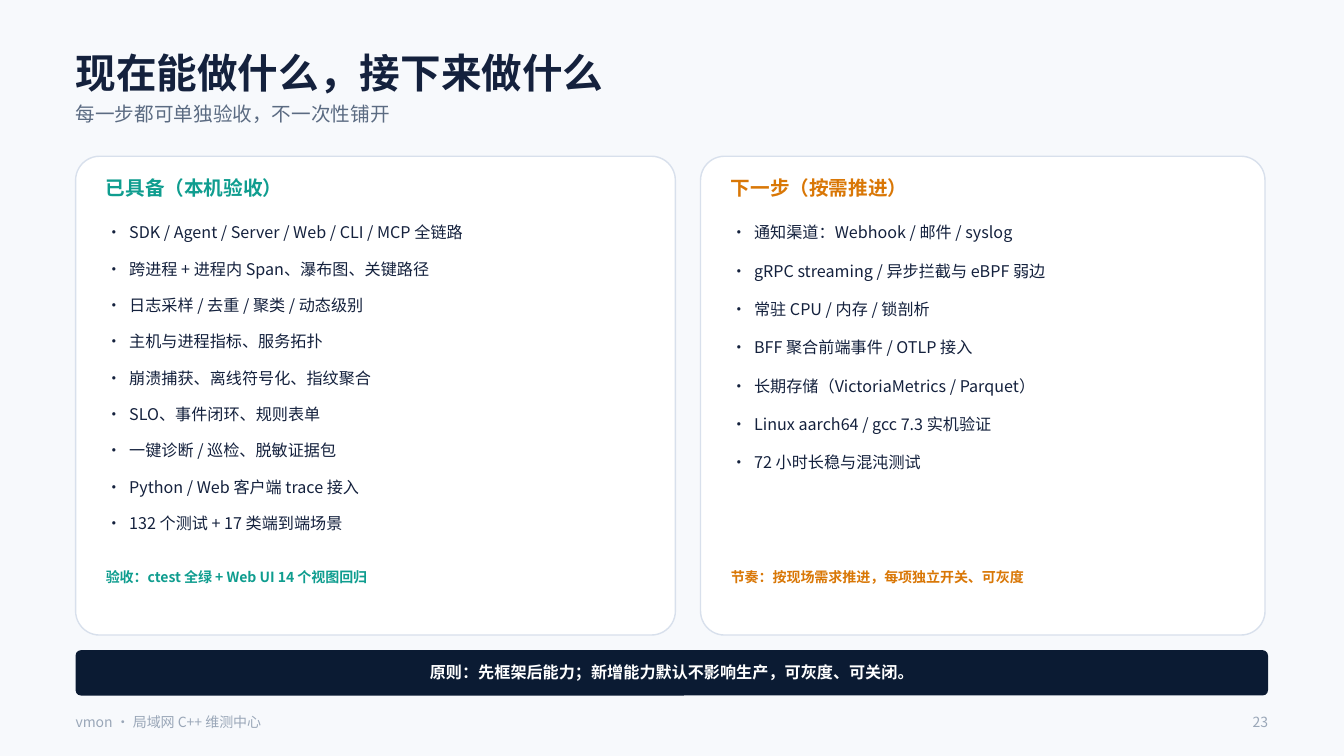
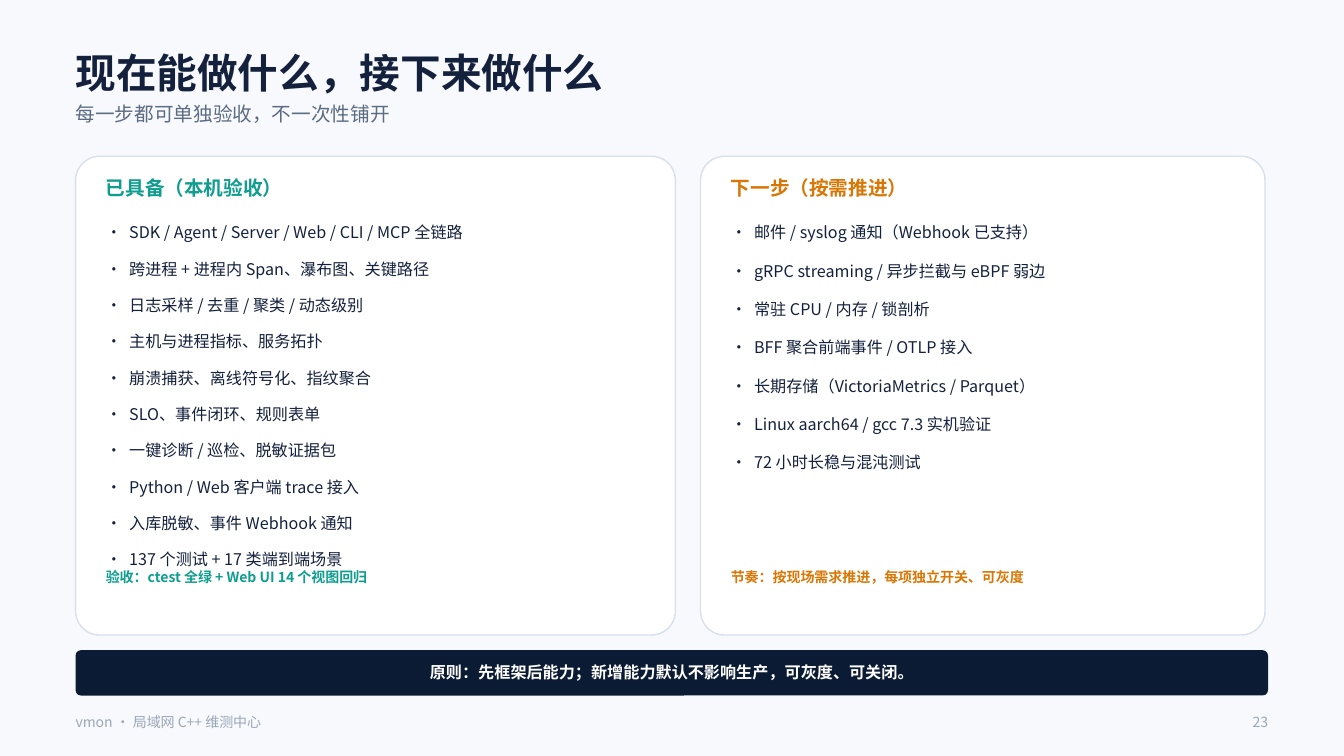
Before and after one commit to git163/CplusTrace, a slide deck: slide 23 of docs/presentation/vmon-intro.pptx. Drawn at 1344x756 pixels with LibreOffice and Linux fonts; fonts in the diff are those of the drawing. Boxes give left, top, right and bottom in pixels: in the first picture for what was removed or moved away, otherwise in the second. Text is boxed around its words. In the diff, an @@ line names an element or a change of style, - is before the commit and + after.

Commit message:
补齐模块设计图、客户端接入与竞品关键能力
- 新增 Pipeline 入库脱敏与事件 Webhook 通知（异步、有界队列、失败计数）
- 模块设计文档加入背景/需求/使用示例、类图、时序图、框架原理图及 SVG
- 丰富 hello 示例与 6 类场景 demo，新增快速诊断与场景手册
- 增加 Python/Web 客户端 trace 接入、C++ HTTP 后端与 E2E
- 修复 Span 错误码被同槽位复用、request_id 指针悬垂问题
- 清理 Python 缓存文件

```diff
--- a/docs/presentation/vmon-intro.pptx
+++ b/docs/presentation/vmon-intro.pptx
@@ text at [754,224,1038,242]: text changed @@
-• 通知渠道：Webhook / 邮件 / syslog
+• 邮件 / syslog 通知（Webhook 已支持）
@@ text at [129,515,353,567]: text changed @@
-• 132 个测试 + 17 类端到端场景
+• 入库脱敏、事件 Webhook 通知
+• 137 个测试 + 17 类端到端场景
```
Also in this commit, not shown: 1 other slide changed, 25 other files.
